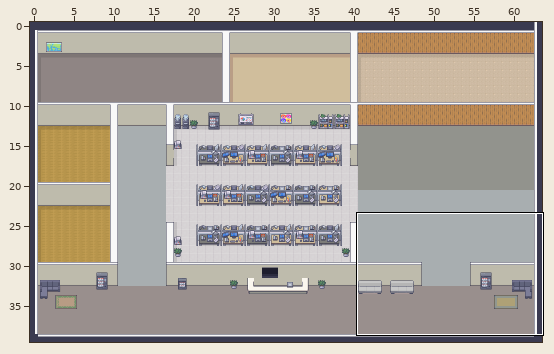
Two versions of a level (Tiled map (JSON), client/public/assets/map/map2.tmj). The picture above shows the old version from afar; the outline marks the close-up.
Close-up. The starting point:
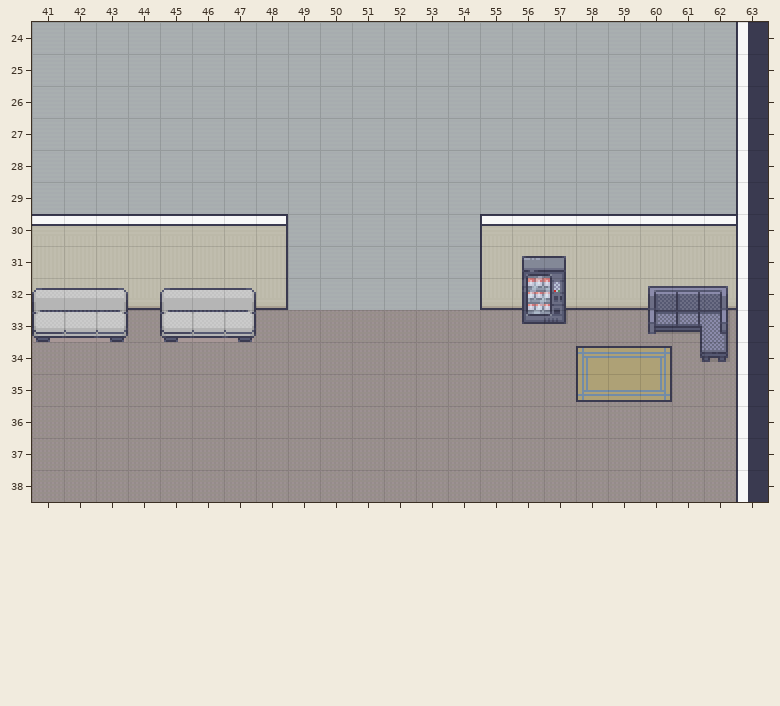
Cells are 32x32 px. Shown: x 41..63, y 24..38. The commit also changed other parts of the map, which this record leaves out.
After the commit:
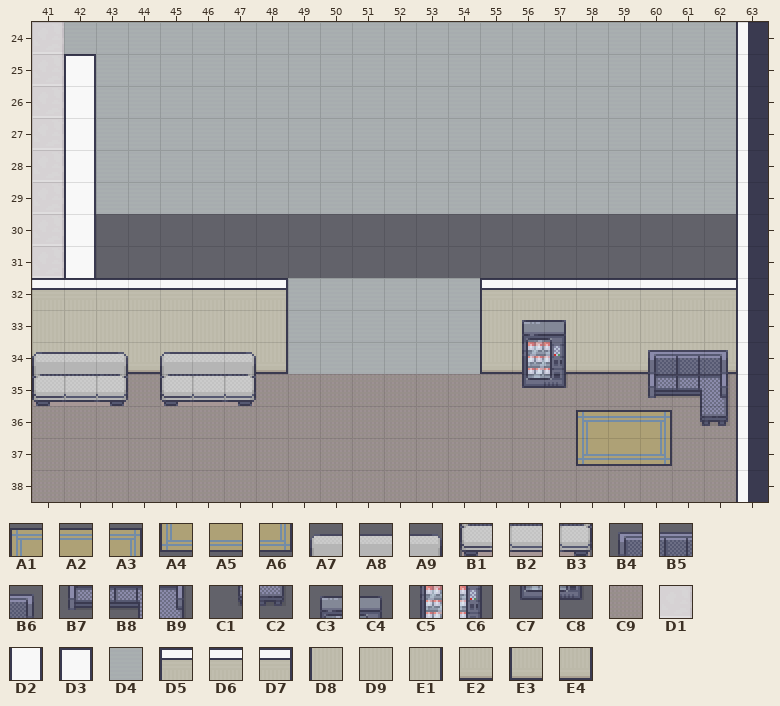
Key: from "Interiors_free_32x32": A1 675, A2 676, A3 677, A4 691, A5 692, A6 693, A7 1156, A8 1157, A9 1158, B1 1172, B2 1173, B3 1174; from "Modern_Office_Black_Shadow": B4 274, B5 275, B6 276, B7 290, B8 291, B9 292, C1 307, C2 308, C3 370, C4 371, C5 386, C6 387, C7 402, C8 403; from "Room_Builder_Floors": C9 148, D1 470; from "Room_Builder_free_32x32": D2 32, D3 33, D4 216, D5 323, D6 324, D7 325, D8 327, D9 328, E1 329, E2 341, E3 347, E4 349.
__ is an empty cell.
Message: Added new props layers in map
From old to new:
Layer "Ground":
Tile C9 gives way to one hidden under a higher layer in row 33 at x 41, 43 to 45, 47 to 48 and 55 to 62; in row 34 at x 41 to 48 and 55 to 62.
The author put tile D1 in rows 30 to 31 at x 41.
Tile D4 becomes tile D1 in rows 24 to 29 at x 41.
Tile C9 becomes tile D4 in rows 33 to 34 at x 49 to 54.
The tile that lay hidden is gone in rows 30 to 31 at x 43 to 48 and 55 to 62.
Tile D4 is gone in rows 30 to 31 at x 49 to 54.
Layer "Wall":
Tile D6 becomes tile D2 in row 30 at x 42.
Tile D9 becomes tile D2 in row 31 at x 42.
The author put tile D2 in rows 26 to 29 at x 42.
The author put tile D3 in row 25 at x 42.
Tile E3 becomes tile D5 in row 32 at x 55.
Tile E2 becomes tile D6 in row 32 at x 41 to 47 and 56 to 62.
Tile E4 becomes tile D7 in row 32 at x 48.
The author put tile D8 in row 33 at x 55.
The author put tile D9 in row 33 at x 41 to 47 and 56 to 62.
The author put tile E1 in row 33 at x 48.
The author put tile E2 in row 34 at x 41 to 47 and 56 to 62.
The author put tile E3 in row 34 at x 55.
The author put tile E4 in row 34 at x 48.
Tile D5 is gone in row 30 at x 55.
Tile D6 is gone in row 30 at x 41, 43 to 47 and 56 to 62.
Tile D7 is gone in row 30 at x 48.
Tile D8 is gone in row 31 at x 55.
Tile D9 is gone in row 31 at x 41, 43 to 47 and 56 to 62.
Tile E1 is gone in row 31 at x 48.
Layer "Props":
The author put tile A1 in row 36 at x 58.
The author put tile A2 in row 36 at x 59.
The author put tile A3 in row 36 at x 60.
The author put tile A4 in row 37 at x 58.
The author put tile A5 in row 37 at x 59.
The author put tile A6 in row 37 at x 60.
The author put tile A7 in row 34 at x 41 and 45.
The author put tile A8 in row 34 at x 42 and 46.
The author put tile A9 in row 34 at x 43 and 47.
The author put tile B1 in row 35 at x 41 and 45.
The author put tile B2 in row 35 at x 42 and 46.
The author put tile B3 in row 35 at x 43 and 47.
Tile A3 becomes tile B4 in row 34 at x 60.
Tile C1 becomes tile B5 in row 34 at x 61.
Tile C2 becomes tile B6 in row 34 at x 62.
Tile A6 becomes tile B7 in row 35 at x 60.
The author put tile B8 in row 35 at x 61.
The author put tile B9 in row 35 at x 62.
The author put tile C1 in row 36 at x 61.
The author put tile C2 in row 36 at x 62.
Tile C7 becomes tile C3 in row 33 at x 56.
Tile C8 becomes tile C4 in row 33 at x 57.
The author put tile C5 in row 34 at x 56.
The author put tile C6 in row 34 at x 57.
The author put tile C7 in row 35 at x 56.
The author put tile C8 in row 35 at x 57.
Tile A1 is gone in row 34 at x 58.
Tile A2 is gone in row 34 at x 59.
Tile A4 is gone in row 35 at x 58.
Tile A5 is gone in row 35 at x 59.
Tile A7 is gone in row 32 at x 41 and 45.
Tile A8 is gone in row 32 at x 42 and 46.
Tile A9 is gone in row 32 at x 43 and 47.
Tile B1 is gone in row 33 at x 41 and 45.
Tile B2 is gone in row 33 at x 42 and 46.
Tile B3 is gone in row 33 at x 43 and 47.
Tile B4 is gone in row 32 at x 60.
Tile B5 is gone in row 32 at x 61.
Tile B6 is gone in row 32 at x 62.
Tile B7 is gone in row 33 at x 60.
Tile B8 is gone in row 33 at x 61.
Tile B9 is gone in row 33 at x 62.
Tile C3 is gone in row 31 at x 56.
Tile C4 is gone in row 31 at x 57.
Tile C5 is gone in row 32 at x 56.
Tile C6 is gone in row 32 at x 57.
